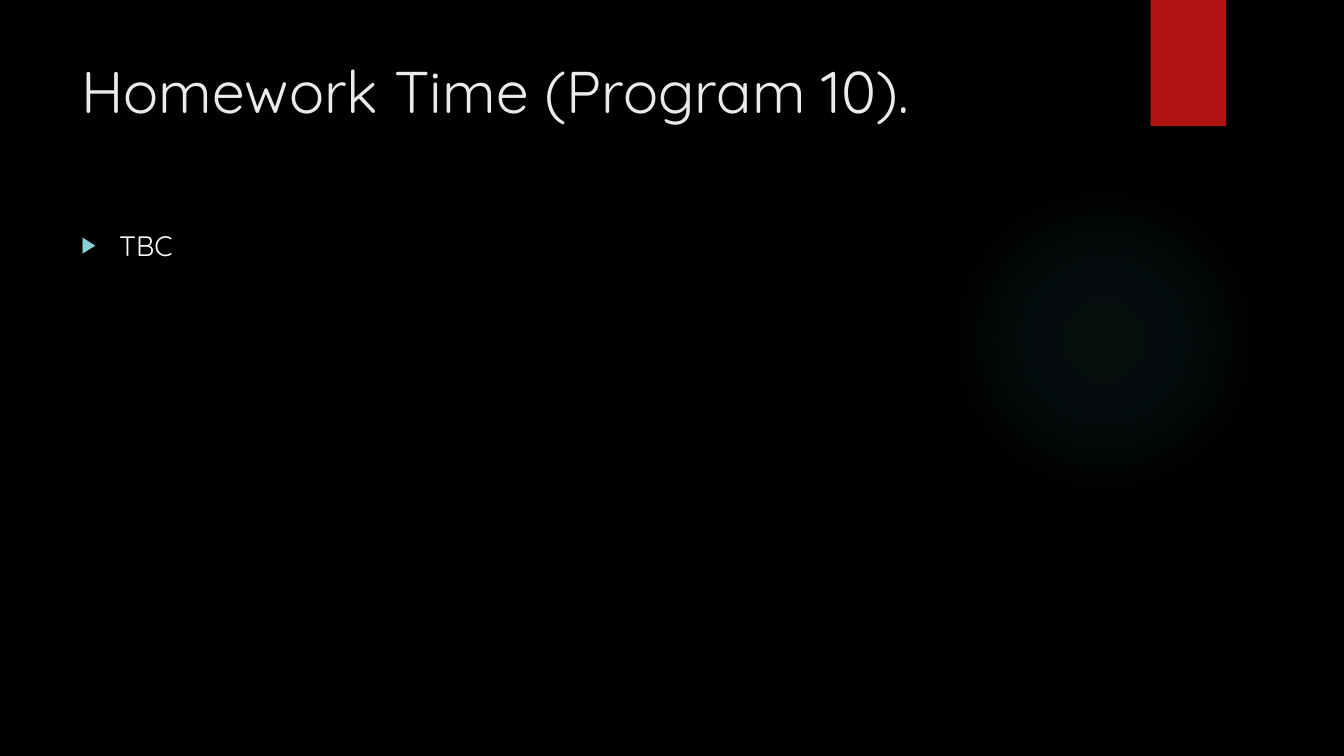
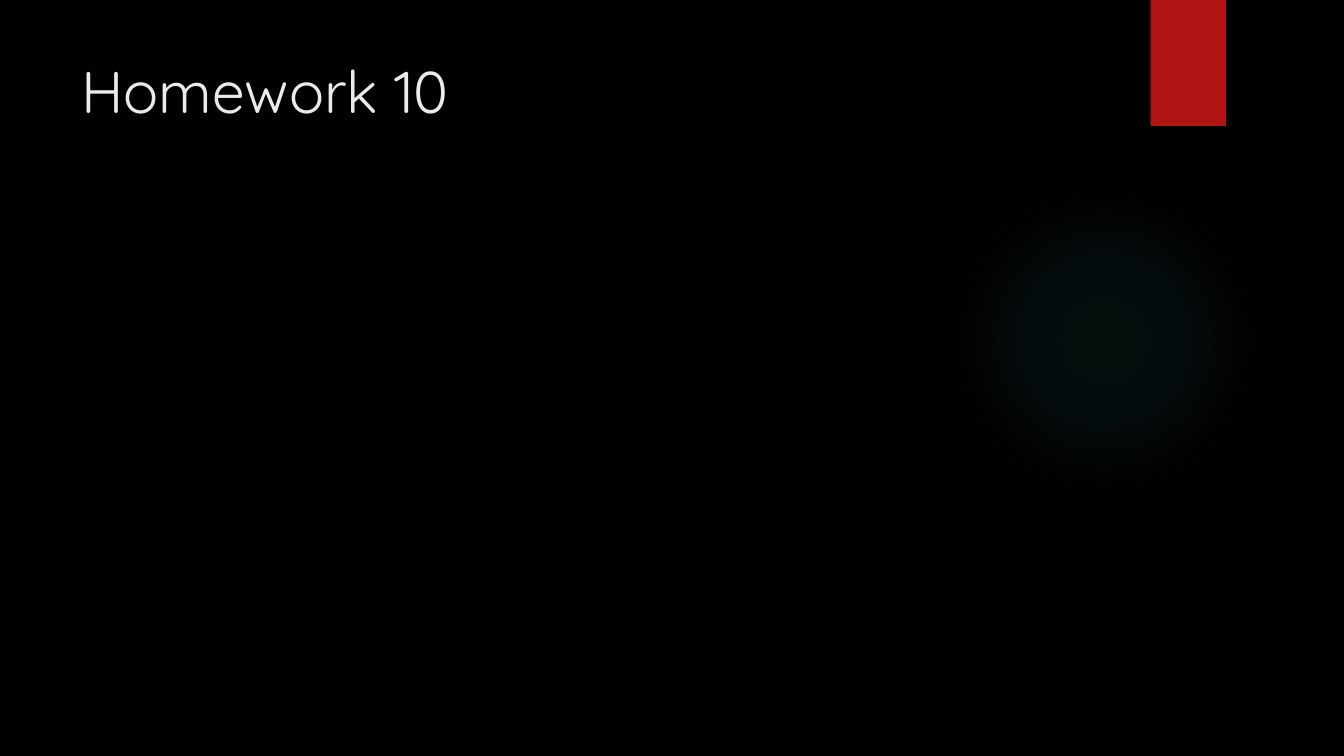
Before and after one commit to davidgroves/DGM_Tutorials, a slide deck: slide 36 of week3/week3.pptx (slide 25 before the commit). Drawn at 1344x756 pixels with LibreOffice and Linux fonts; fonts in the diff are those of the drawing; grey boxes stand for pictures; background and template pictures are left out. Boxes give left, top, right and bottom in pixels: in the first picture for what was removed or moved away, otherwise in the second. Text is boxed around its words. In the diff, an @@ line names an element or a change of style, - is before the commit and + after.

```diff
--- a/week3/week3.pptx
+++ b/week3/week3.pptx
@@ title at <box>81,69,449,114</box>: text changed @@
-Homework Time (Program 10).
+Homework 10
@@ text removed at <box>119,236,172,257</box> @@
-▶ TBC
```
Also in this commit, not shown: 2 other slides changed, 11 slides added, 11 other files.
